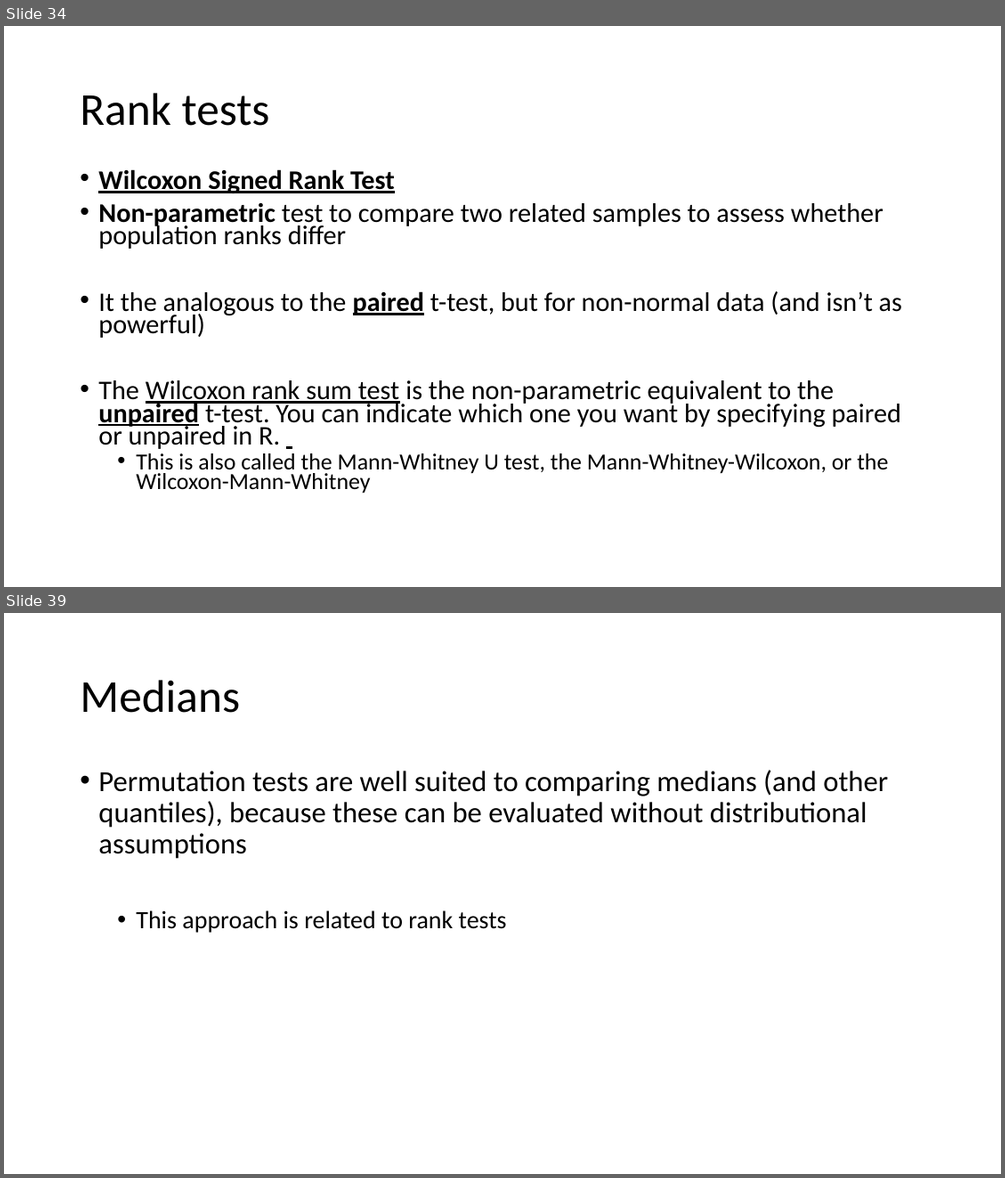
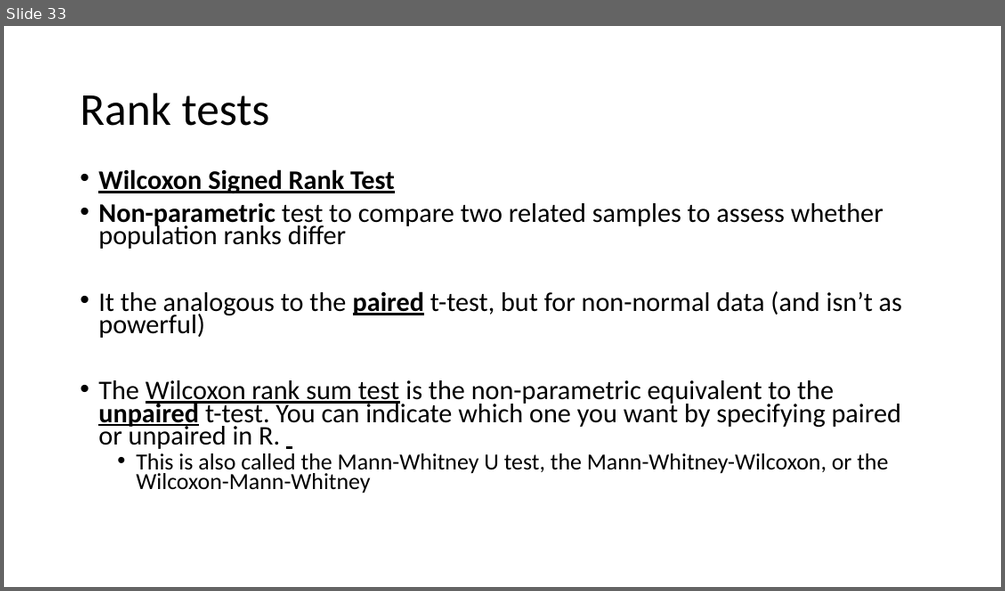
Before and after one commit to VTQuantMethodsEEB/klangwig, a slide deck: lectures/le_5_tests.pptx. Shown one above the other, each under a label of ours: slides 34 and 39 before the commit, slide 33 after it; the slides between them are not shown. The pictures are 1005x1178 and 1005x591 pixels, drawn with LibreOffice and Linux fonts; fonts in the diff are those of the drawing. Boxes give left, top, right and bottom in pixels: in the first picture for what was removed or moved away, otherwise in the second. Text is boxed around its words. In the diff, an @@ line names an element or a change of style, - is before the commit and + after.

```diff
--- a/lectures/le_5_tests.pptx
+++ b/lectures/le_5_tests.pptx
@@ slide 39 removed at <box>4,613,1001,1174</box>, background #FFFFFF @@
@@ title removed at <box>80,680,240,713</box> @@
-Medians
@@ text removed at <box>98,770,888,933</box> @@
-• Permutation tests are well suited to comparing medians (and other quantiles), because these can be evaluated without distributional assumptions
-  • This approach is related to rank tests
@@ what was slide 34 is now slide 33 @@
```
Also in this commit, not shown: 3 slides changed, 1 slide added, 8 other slides removed, 3 other files.
